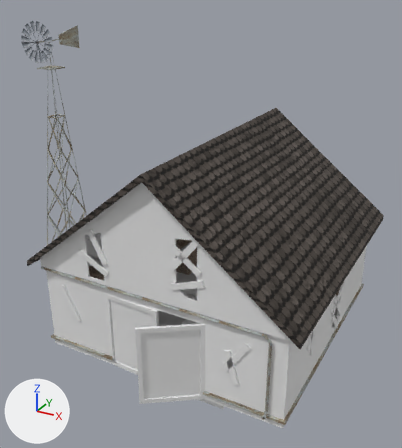
The FBX model Assets/BeneathThePetals/Graphics/Models/Structures/Barn.fbx: old version first, new version second.
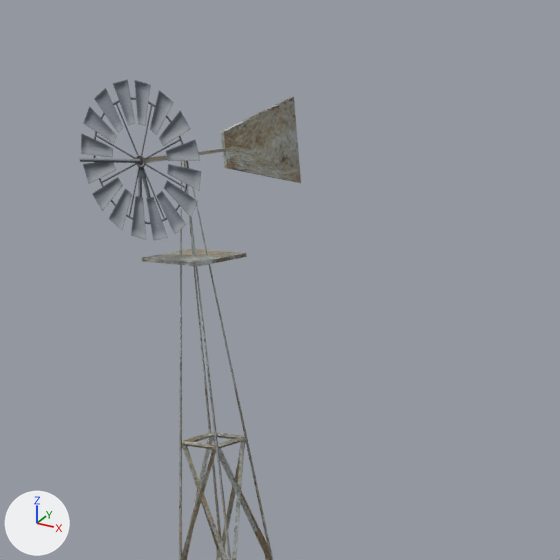
There are two pictures of each version: one whole from a 50 mm camera at (14.2, -21.2, 20.3) aimed at (-1.6, 7.5, 6.0), one close up on the part from 0% to 37% of the width and 0% to 33% of the height. Lighting does not change. The marker at lower left points along +X, +Y and +Z. Where no turn or scale is listed for an object, it has been applied to the vertices.

Objects in the first close-up: 'WindMill'.
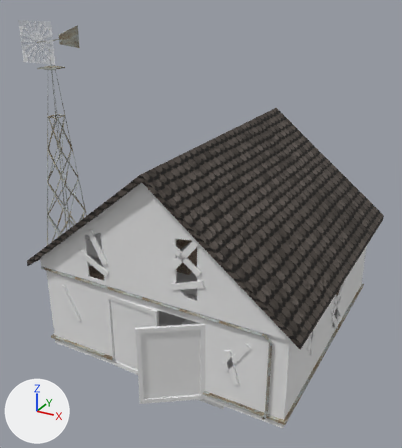
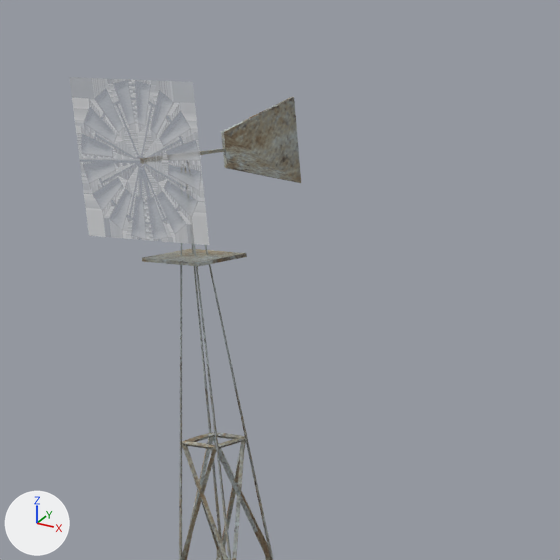
Where the newer file only moved an object's origin or applied its transform, the numbers keep the older frame.

Edits to the bpy script that builds the scene:
```text
Change img_windmill_fan_png:
    img_windmill_fan_png: load_image('windmill_fan.png', '_unpacked/windmill_fan.png', 256, 250, 'sRGB') -> load_image('windmill_fan.png', '../../Textures/windmill_fan.png', 256, 250, 'Non-Color')
Change mat_windmill_fan:
    add n3 = _N.new('ShaderNodeTexImage'); n3.name = 'Image Texture.001'
    add n3.image = img_windmill_fan_png
    add n3.extension = 'EXTEND'
    where n2 = _N.new('ShaderNodeTexImage'); n2.name = 'Image Texture'
    where n0 = _N.new('ShaderNodeBsdfPrincipled'); n0.name = 'Principled BSDF'
    remove _L.new(n2.outputs[1], n0.inputs[4])  # 'Alpha' to 'Alpha'
    add _L.new(n3.outputs[0], n0.inputs[4])  # 'Color' to 'Alpha'
Change ob_windmill:
    ob_windmill.location: (-14.58, 9.23, 8.18) -> (-14.57, 9.23, 8.18)
```

Where the change shows, as pixel boxes [x1, y1, x2, y2] in the close-ups (560 x 560 px):
'WindMill', moved: before [79, 80, 301, 560]; after [69, 77, 301, 560]
